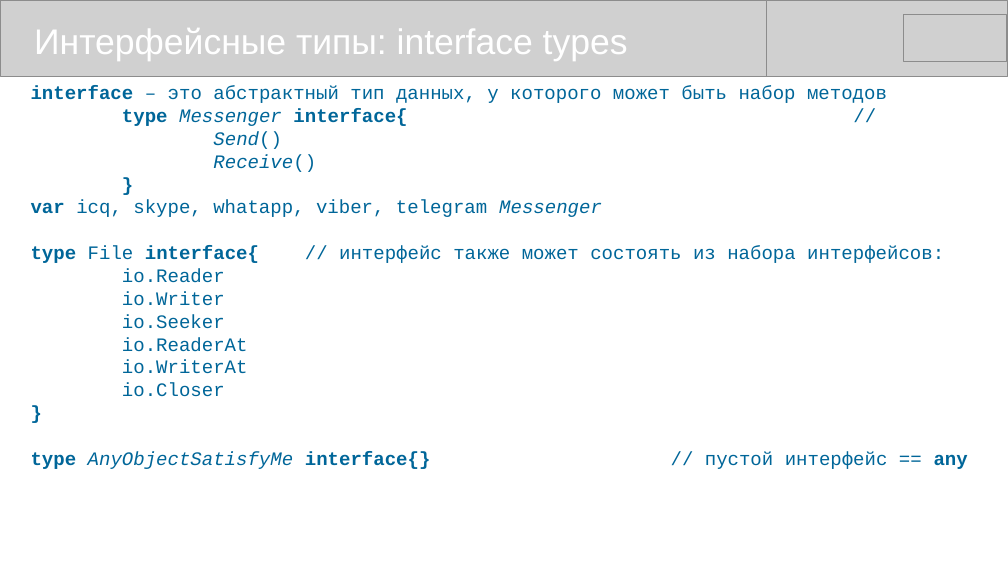
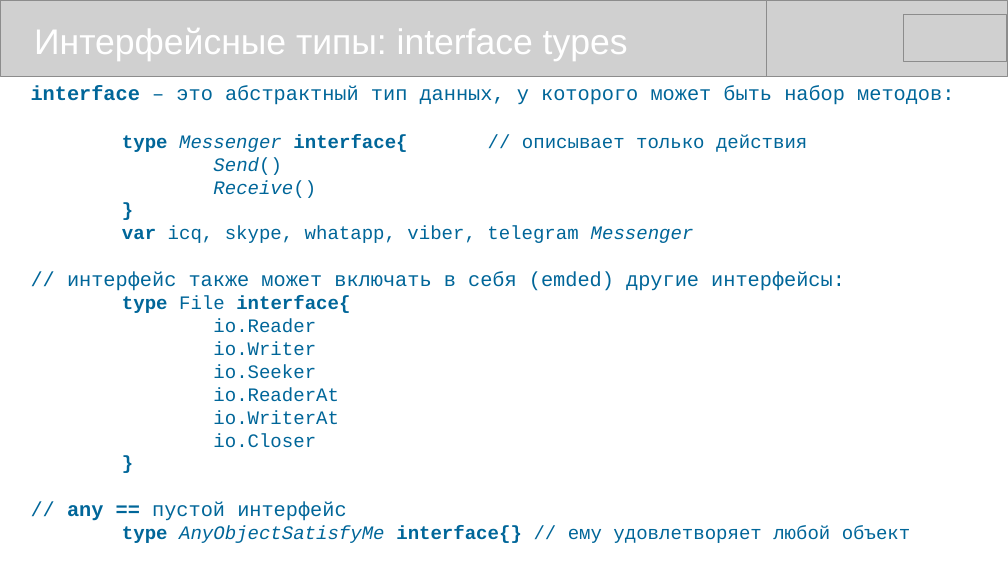
Before and after one commit to mike-shock/Go_language, a slide deck: slide 28 of Go_Review.odp. Drawn at 1008x567 pixels with LibreOffice and Linux fonts; fonts in the diff are those of the drawing; grey boxes stand for pictures. Boxes give left, top, right and bottom in pixels: in the first picture for what was removed or moved away, otherwise in the second. Text is boxed around its words. In the diff, an @@ line names an element or a change of style, - is before the commit and + after.

```diff
--- a/Go_Review.odp
+++ b/Go_Review.odp
@@ text at box(31, 86, 954, 152): text changed; size 15 to 16 pt @@
-interface – это абстрактный тип данных, у которого может быть набор методов
-type Messenger interface{ //
+interface – это абстрактный тип данных, у которого может быть набор методов:
+type Messenger interface{ // описывает только действия
@@ text at box(67, 272, 845, 313): text changed; size 15 to 16 pt @@
-type File interface{ // интерфейс также может состоять из набора интерфейсов:
+// интерфейс также может включать в себя (emded) другие интерфейсы:
+type File interface{
@@ text at box(67, 502, 911, 543): text changed @@
-type AnyObjectSatisfyMe interface{} // пустой интерфейс == any
+// any == пустой интерфейс
+type AnyObjectSatisfyMe interface{} // ему удовлетворяет любой объект
```
Also in this commit, not shown: 15 other slides changed, 1 slide added, 1 other file.
